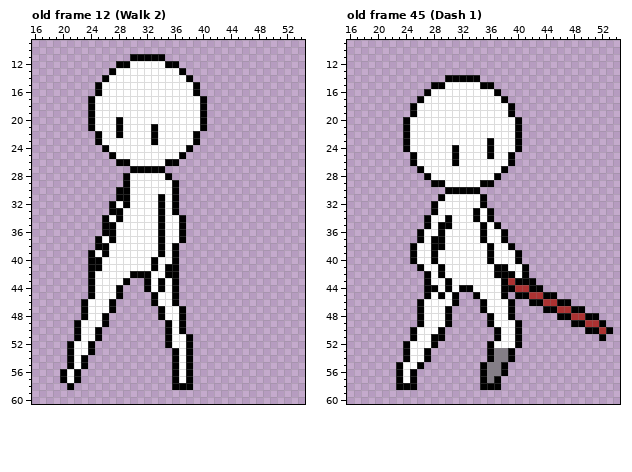
One commit to this pixel-art file: Assets/Sprites/Hero/Template Sprite Animations.aseprite. That is the earlier state.
62x62 pixels, 72 frames. Shown: old frame 12 (Walk 2): x 16..54, y 9..60; old frame 45 (Dash 1): x 16..54, y 9..60. The commit also changed other frames, which this record leaves out.
Once edited:
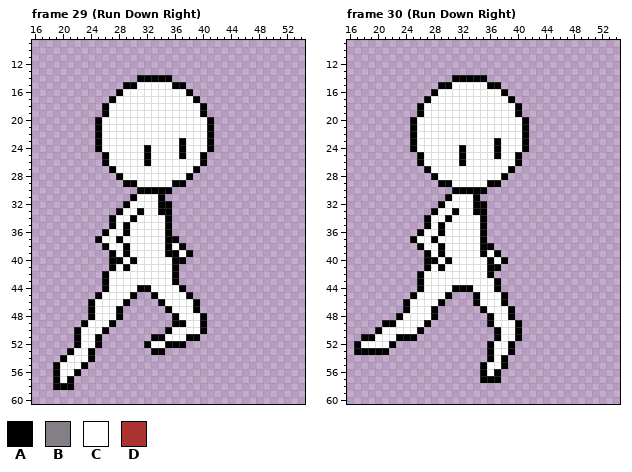
Palette (. is transparent): A #000000  B #847e87  C #ffffff  D #ac3232
A new or re-ordered frame is compared with the old frame closest to it.
Diff:
frames 72 -> 84
layer "Run Cycle" added
Changed rows in their new state; - is an unchanged pixel.
Frame 29 (Run Down Right) is new; against old frame 12 (Walk 2), layers "Run Cycle", "Walk cycle":
first column x 19:
11 -----------.....-------
12 ---------.........-----
13 --------...........----
14 -------.....AAAAA...---
15 ------....AA-----AA..--
16 ------...A---------A.--
17 -----...A-----------A.-
18 -----..A---------------
19 -----..A---------------
20 -----.A--C-----------CA
21 -----.A--C----C------CA
22 ---------C----C-----CCA
23 --------------C---A-CCA
24 ------AC-----A----ACCCA
25 -------AC----A-----CCA-
26 -------ACCC--A--CCCCCA-
27 --------ACCCCCCCCCCCA--
28 ---------AC-----CCCA---
29 -----------A------A----
30 ---------...AAAAA.-----
31 ---------..A----..-----
32 --------..------A.-----
33 --------.---A---A.-----
34 -------.AC-A---CA..----
35 -------.--A----CA..----
36 --------C-A----CA..----
37 --------CA-----CAA.----
38 ------.---A----CACA----
39 -----...A-A----CA-CA---
40 -----...AA-A--C---A----
41 -----...A-A---C-C------
42 -----..A---CCC--C------
43 -----..A--CCCC-C-------
44 -----..A-CCCA--C-CA----
45 -----.A--CCA-----CCA---
46 ----.A--CCA---.A-CCCA--
47 ----.A--CA-----.A-CCA--
48 ----.A-CCA-----..ACCCA-
49 ---.A--CA-------.A-CCA-
50 ------CA----------CCCA-
51 --------------AAC---A--
52 --.A-CA------ACC-AA.---
53 --------------AA-...---
54 -AC-CA-----------...---
55 ACC--------------...---
56 AC---------------...---
57 ACA.-------------...---
58 AA---------------...---
Frame 30 (Run Down Right) is new; against old frame 45 (Dash 1), layers "Dash", "Run Cycle":
first column x 17:
14 -------------.----A------------------
15 -----------.-A----C-A----------------
16 ----------.A--------CA---------------
17 ---------.A----------CA--------------
18 --------.A------------CA-------------
19 --------.A------------CA-------------
20 -------.A--------------CA------------
21 -------.A--------------CA------------
22 -------.A--------------CA------------
23 -------.A----------CA--CA------------
24 -------.A-----CA---CA--CA------------
25 --------.A----CA---CA-CA-------------
26 --------.A----CA------CA-------------
27 ---------.A----------CA--------------
28 ----------.A--------CA---------------
29 -----------.-A----C-A----------------
30 -------------.----A------------------
31 ------------.A---A.------------------
32 -----------.A----A-------------------
33 --------------A---A.-----------------
34 -----------------CA.-----------------
35 -------------C-----..----------------
36 -------------------...---------------
37 --------AC--C------...---------------
38 --------.A-C------A-...--------------
39 --------..ACA-----ACA...-------------
40 --------..A--A-------A..-------------
41 ---------.A--------A-....------------
42 ---------AC-C------A.....------------
43 ---------AC--C------A.....-----------
44 ---------ACC-CA-----A......----------
45 --------ACC-CA.--------......--------
46 -------ACC--A..--AC--A.--......------
47 -------ACC-A..-------------......----
48 ------ACCC-A..---------------......--
49 ----AACCCCA...-----------------.....-
50 ---ACCCCCA...--------------------....
51 -AACCCAA-....----------------------.-
52 ACCCCA-.....----------A.-------------
53 AAAAA--....---------CC---------------
54 -------....---------CA.--------------
55 ------....---------CC----------------
56 ------...----------CA.---------------
57 ------...----------A-----------------
58 ------...---------...----------------
Boxes around the changes in both pictures, in picture pixels (x1, y1, x2, y2):
changed: (53, 54, 214, 390)
changed: (354, 75, 613, 390)
